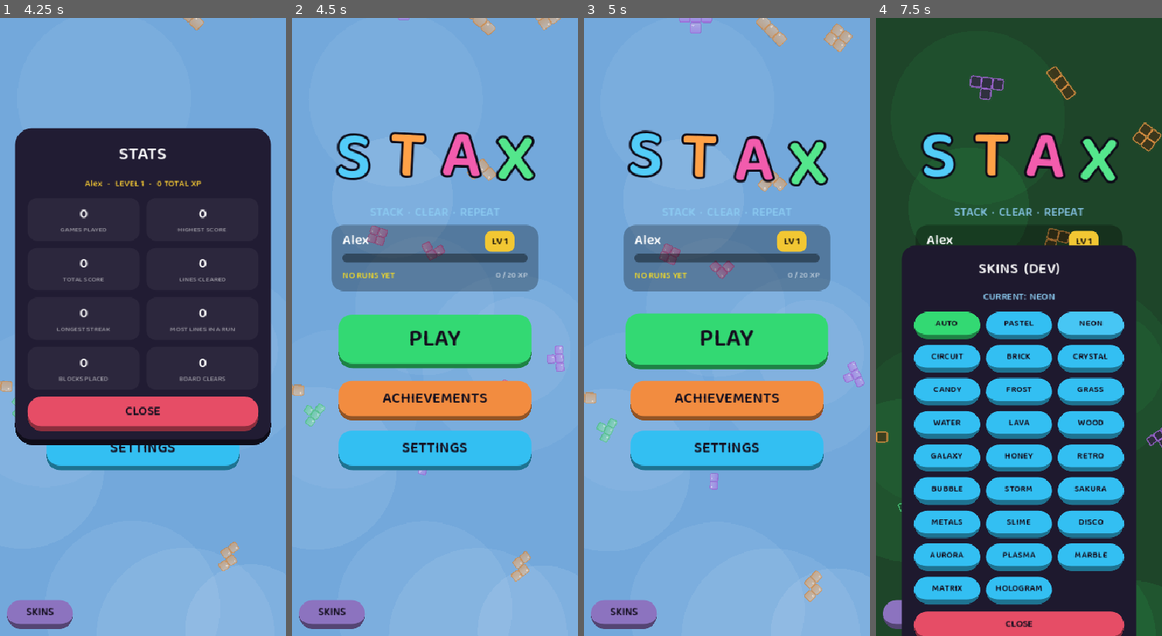
Above: before the commit, frames 1-4 (left to right).
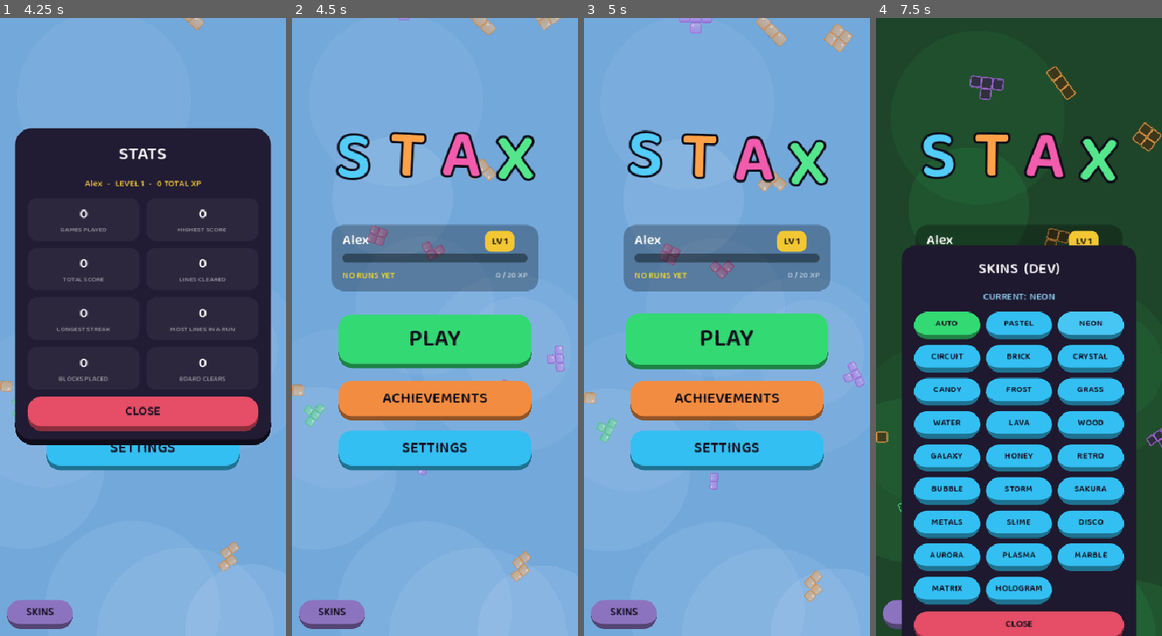
Above: after the commit, the same moments.

Repository: XSideZ/stax-game
Game: Godot game, scene res://scenes/MainMenu.tscn
Two runs of this game, one before a commit and one after it. Both use one fixed random seed, a clock stepped at 60 frames per second and the inputs below.
Inputs (mouse positions are in pixels of both pictures, inside the frame that each line leads up to):
- Up to frame 1 (4.25 s): click (143, 296) at 0.52 s; type "Alex" at 0.6 s; click "LET'S GO" at 1.25 s; click "Alex" at 2 s; click "PLAY" at 2.75 s; click "PLAY" at 3.5 s
- Up to frame 2 (4.5 s): click "ACHIEVEMENTS" at 4.25 s
- Up to frame 3 (5 s): no input
- Up to frame 4 (7.5 s): click "SKINS" at 5 s; click "AUTO" at 5.75 s; click "PASTEL" at 6.5 s; click "NEON" at 7.25 s

Frame 1 is identical in both runs. In frame 2, less than 0.1% of the frame differs, in the area x 30-73%, y 30-32%; in frame 3, less than 0.1%; in frame 4, 0.3%, in the area x 27-73%, y 30-32%.

Commit message:
Menu: remove STACK/CLEAR/REPEAT tagline; haptic buzz on easter-egg letter taps
- Removed the tagline label under the logo (and its fade-in tween)
- Tapping a title letter now gives a light 15ms haptic (gated on haptics_on)

Co-Authored-By: Claude Fable 5 <noreply@anthropic.com>

Diff:
--- a/scripts/MainMenu.gd
+++ b/scripts/MainMenu.gd
@@ -177,19 +177,6 @@
 		if i == letters.size() - 1 and text.length() - 1 == i:
 			t.tween_callback(func(): bobbing = true)
 
-	var tagline := Label.new()
-	tagline.text = "STACK  ·  CLEAR  ·  REPEAT"
-	tagline.add_theme_font_size_override("font_size", 17)
-	tagline.add_theme_color_override("font_color", Color(0.55, 0.80, 0.95, 0.85))
-	tagline.horizontal_alignment = HORIZONTAL_ALIGNMENT_CENTER
-	tagline.size = Vector2(300, 26)
-	tagline.position = Vector2(57, 268)
-	tagline.modulate.a = 0.0
-	ui.add_child(tagline)
-	var tt := create_tween()
-	tt.tween_interval(1.0)
-	tt.tween_property(tagline, "modulate:a", 1.0, 0.6)
-
 	# Best score lives in the profile card now (folded out of the waterfall)
 
 # ── Secret cat easter egg: tap the letters S-T-A-X in order ──────────────────
@@ -199,6 +186,8 @@
 	var hop := create_tween()
 	hop.tween_property(lbl, "scale", Vector2(1.3, 1.3), 0.10).set_trans(Tween.TRANS_BACK)
 	hop.tween_property(lbl, "scale", Vector2.ONE, 0.14).set_trans(Tween.TRANS_BACK)
+	if GameState.haptics_on:
+		Input.vibrate_handheld(15)
 	if idx == cat_progress:
 		cat_progress += 1
 		Sfx.play_tick()
